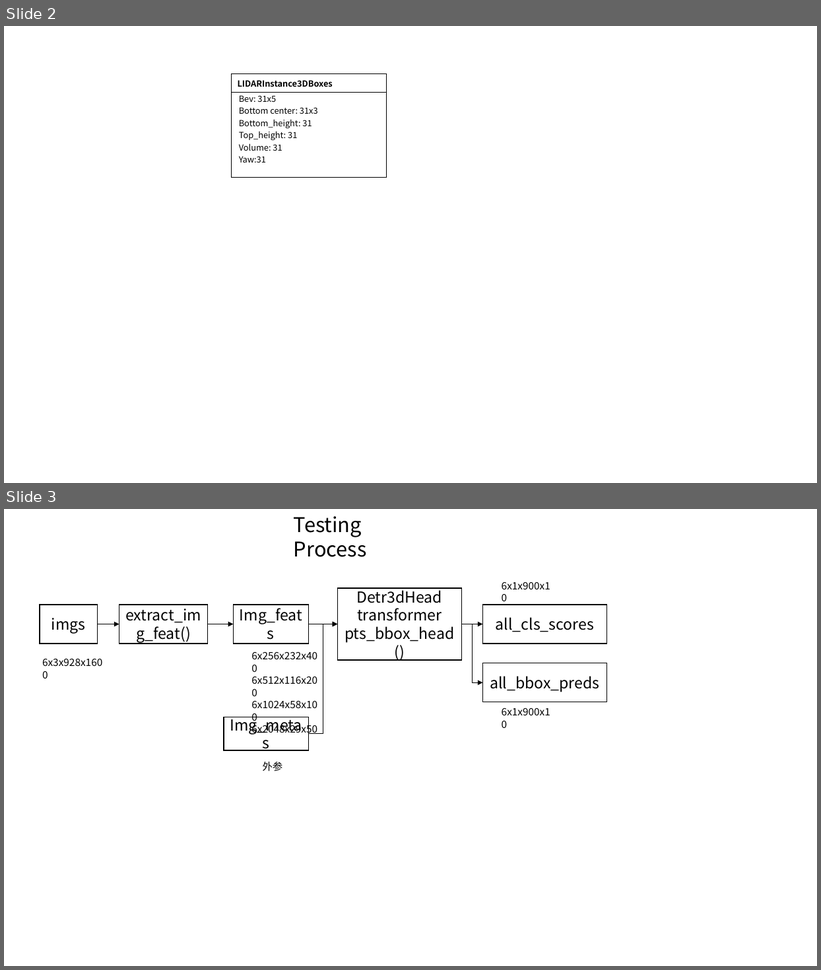
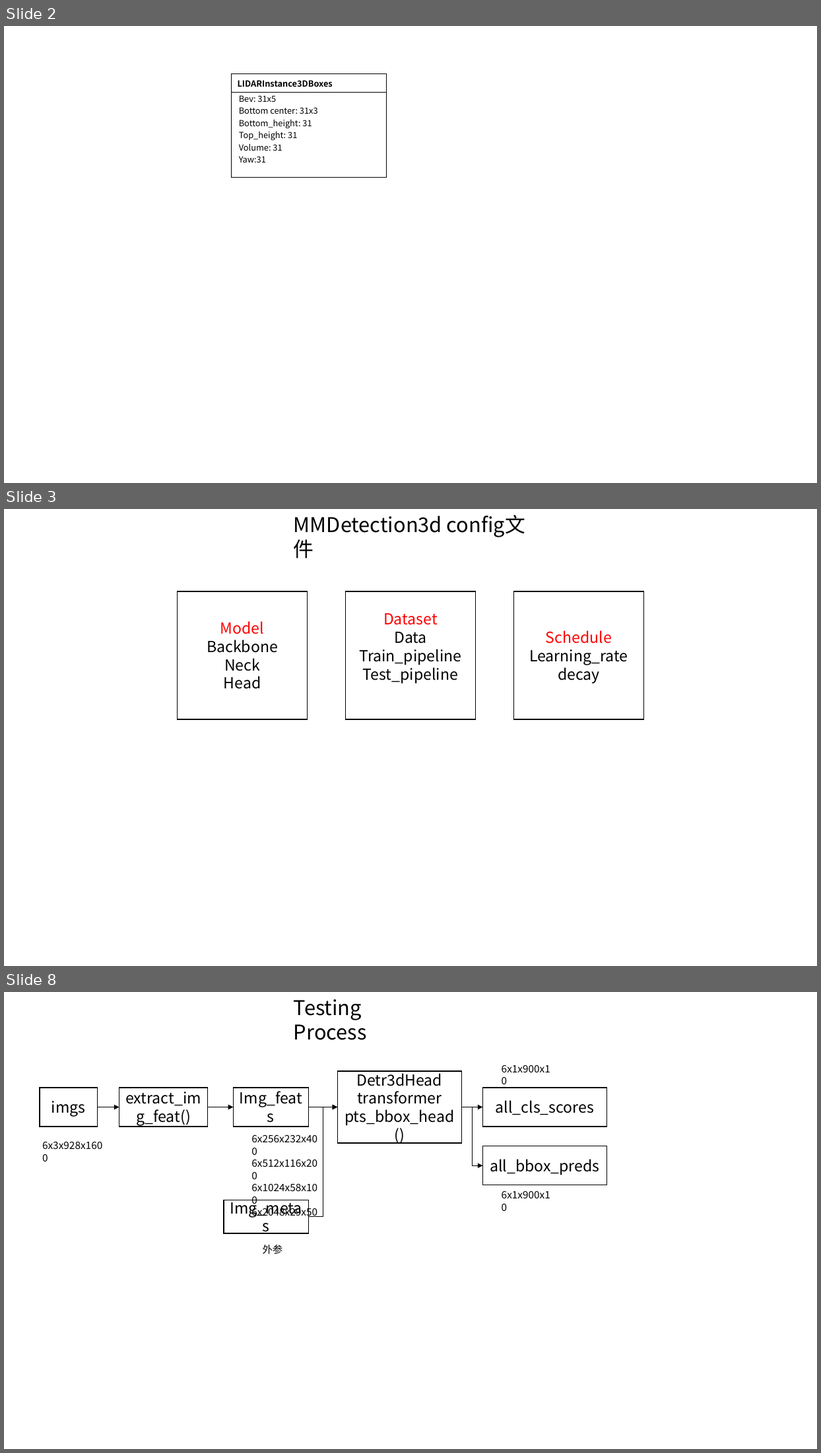
Before and after one commit to foxbao/mmlab_install, a slide deck: 数据集结构.pptx. Shown one above the other, each under a label of ours: slides 2 and 3 before the commit, slides 2, 3 and 8 after it; the slides between them are not shown. The pictures are 821x970 and 821x1453 pixels, drawn with LibreOffice and Linux fonts; fonts in the diff are those of the drawing. Boxes give left, top, right and bottom in pixels: in the first picture for what was removed or moved away, otherwise in the second. Text is boxed around its words. In the diff, an @@ line names an element or a change of style, - is before the commit and + after.

```diff
--- a/数据集结构.pptx
+++ b/数据集结构.pptx
@@ slide 3 added at [4,509,817,966], background #FFFFFF @@
@@ text added at [294,516,442,533], 24 pt, text #000000 @@
+MMDetection3d config文件
@@ rectangle added at [177,591,308,720], outline #000000 1 pt, 18 pt, text #000000 @@
+Model
+Backbone
+Neck
+Head
@@ rectangle added at [346,591,476,720], outline #000000 1 pt, 18 pt, text #000000 @@
+Dataset
+Data
+Train_pipeline
+Test_pipeline
@@ rectangle added at [514,591,644,720], outline #000000 1 pt, 18 pt, text #000000 @@
+Schedule
+Learning_rate
+decay
@@ what was slide 3 is now slide 8 @@
```
Also in this commit, not shown: 2 slides changed, 9 other slides added, 7 other files.
